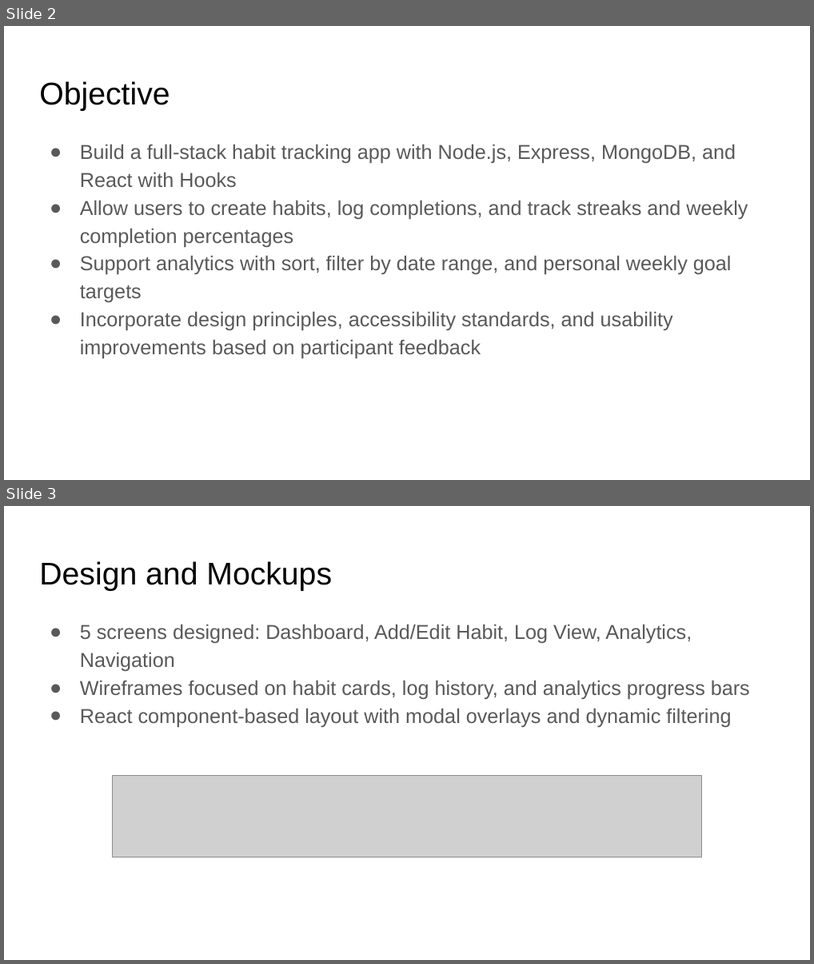
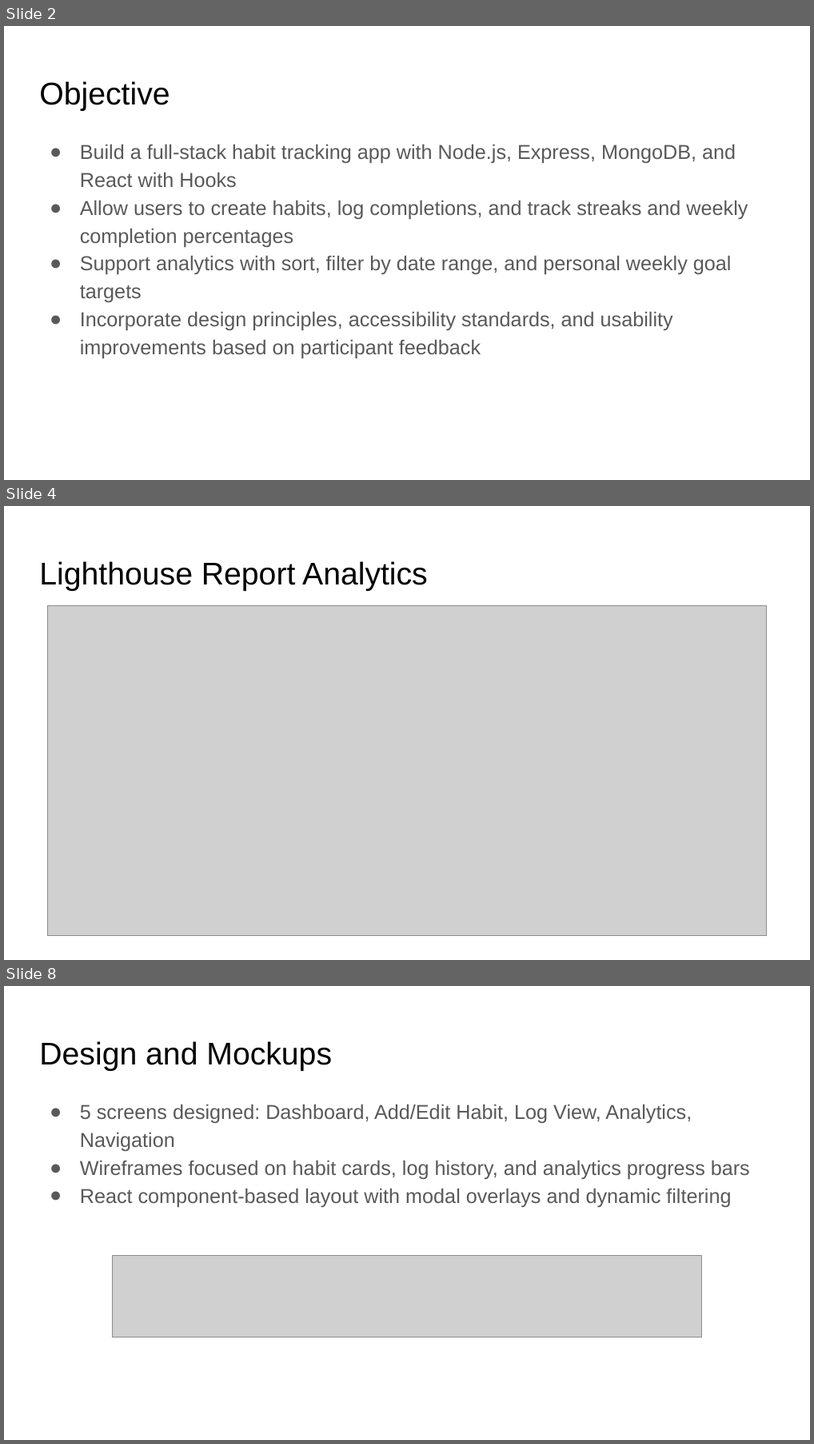
Before and after one commit to aniketnandi/Habit-Forge, a slide deck: Final Project_HabitForge_Presentation.pptx. Shown one above the other, each under a label of ours: slides 2 and 3 before the commit, slides 2, 4 and 8 after it; the slides between them are not shown. The pictures are 814x964 and 814x1444 pixels, drawn with LibreOffice and Linux fonts; fonts in the diff are those of the drawing; grey boxes stand for pictures. Boxes give left, top, right and bottom in pixels: in the first picture for what was removed or moved away, otherwise in the second. Text is boxed around its words. In the diff, an @@ line names an element or a change of style, - is before the commit and + after.

```diff
--- a/Final Project_HabitForge_Presentation.pptx
+++ b/Final Project_HabitForge_Presentation.pptx
@@ slide 4 added at (4, 506, 810, 960), background #FFFFFF @@
@@ title added at (39, 561, 428, 591), 28 pt, text #000000 @@
+Lighthouse Report Analytics
@@ picture added at (47, 606, 767, 936) @@
@@ what was slide 3 is now slide 8 @@
```
Also in this commit, not shown: 1 slide changed, 4 other slides added, 2 other files.
